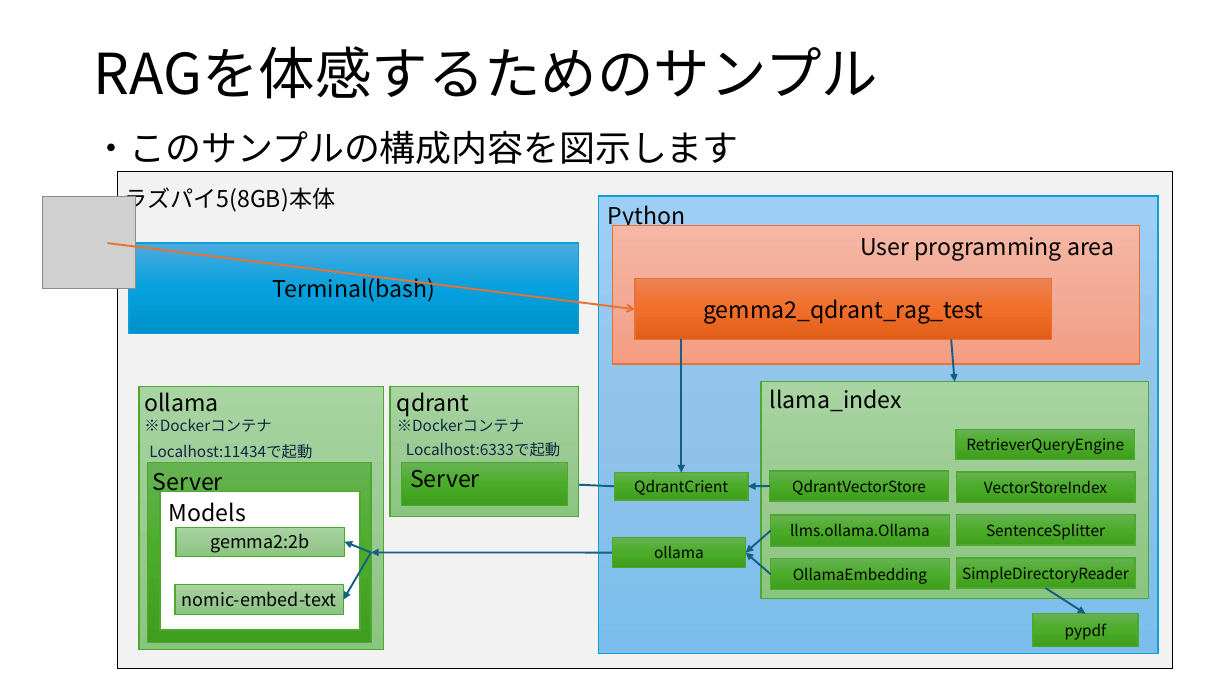
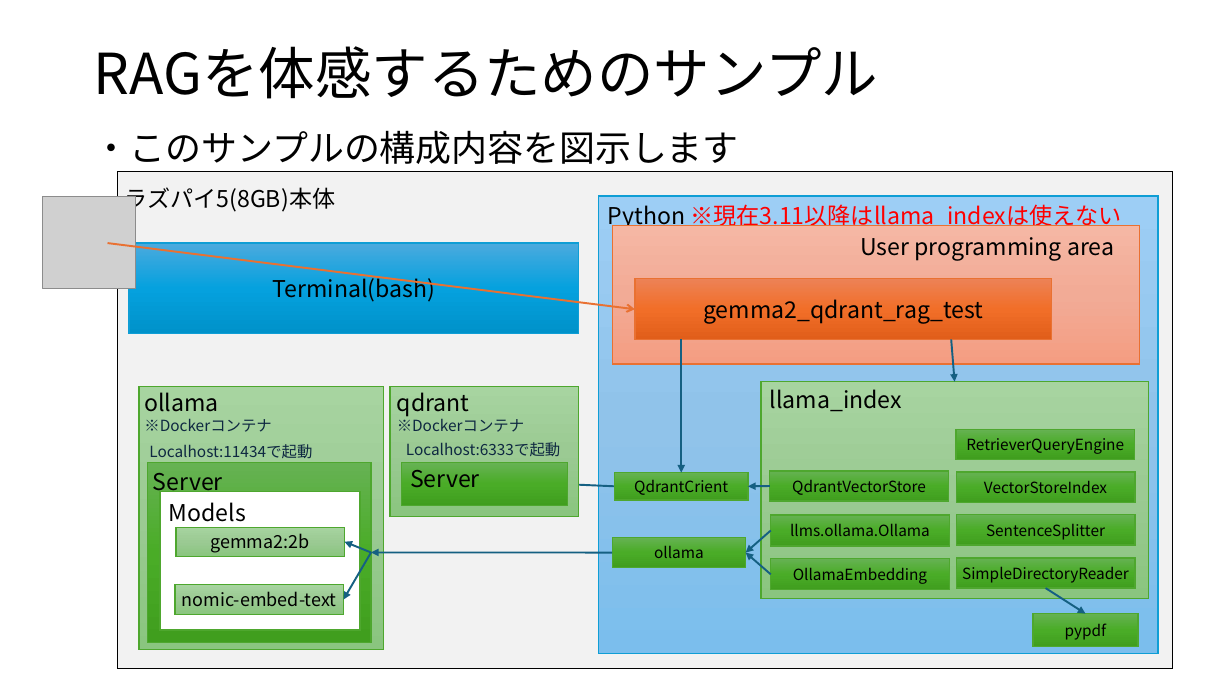
Before and after one commit to koga-miko/misc, a slide deck: slide 4 of raspberry-pi-report/RAGの検証_Gemma2_qdrant.pptx. Drawn at 1232x693 pixels with LibreOffice and Linux fonts; fonts in the diff are those of the drawing; grey boxes stand for pictures. Boxes give left, top, right and bottom in pixels: in the first picture for what was removed or moved away, otherwise in the second. Text is boxed around its words. In the diff, an @@ line names an element or a change of style, - is before the commit and + after.

```diff
--- a/raspberry-pi-report/RAGの検証_Gemma2_qdrant.pptx
+++ b/raspberry-pi-report/RAGの検証_Gemma2_qdrant.pptx
@@ text at <box>608,204,1122,230</box>: text changed; text colour #000000 to #FF0000 @@
-Python
+Python ※現在3.11以降はllama_indexは使えない
```
Also in this commit, not shown: 2 other slides changed, 2 slides added, 5 other files.
